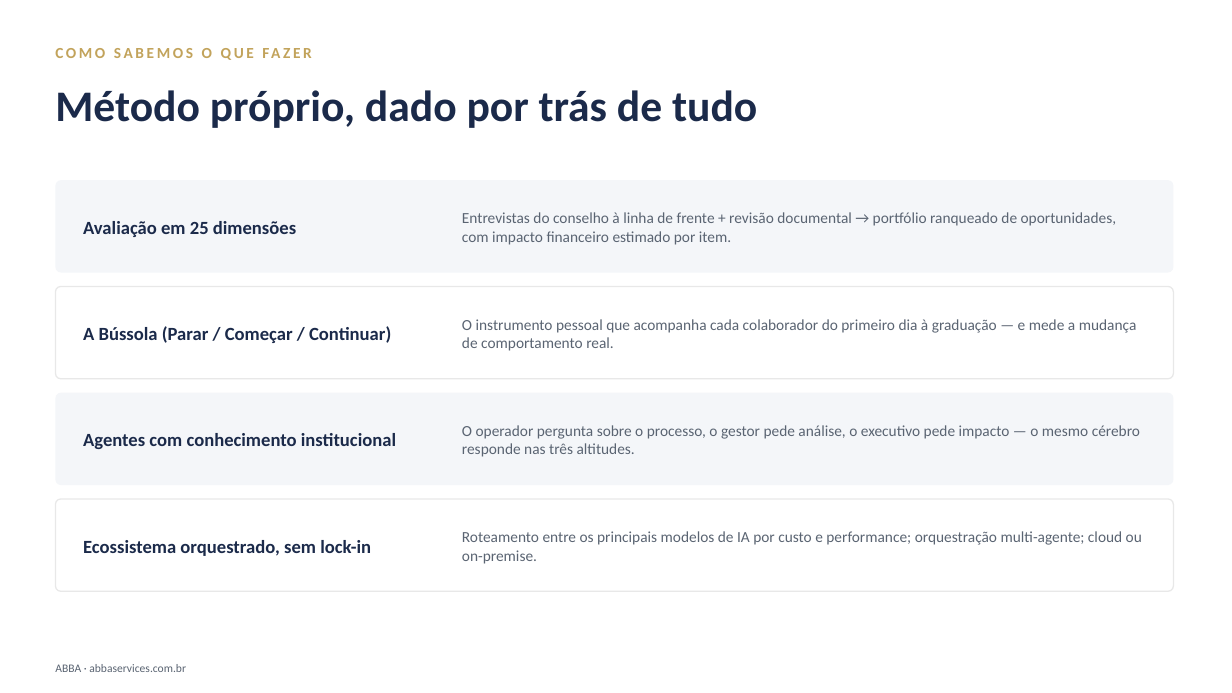
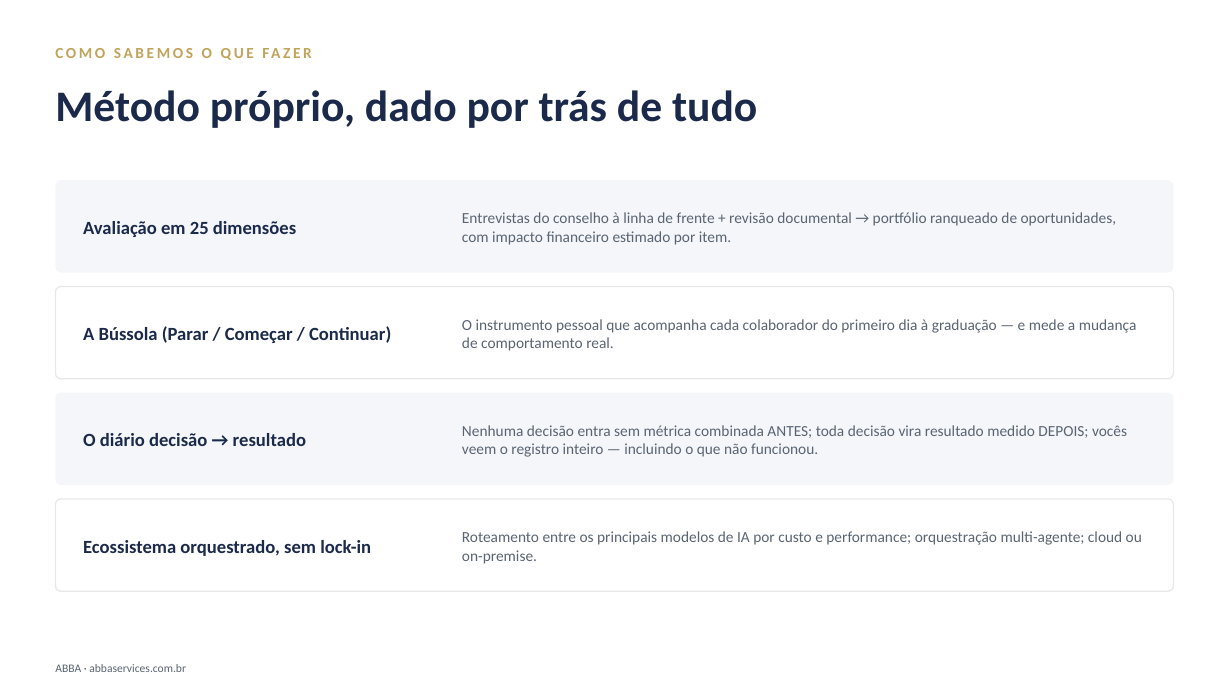
Before and after one commit to DanielMoraesCoca/abba-ops, a slide deck: slide 9 of 08-materiais/modelos/abba-deck-institucional.pptx. Drawn at 1232x693 pixels with LibreOffice and Linux fonts; fonts in the diff are those of the drawing. Boxes give left, top, right and bottom in pixels: in the first picture for what was removed or moved away, otherwise in the second. Text is boxed around its words. In the diff, an @@ line names an element or a change of style, - is before the commit and + after.

```diff
--- a/08-materiais/modelos/abba-deck-institucional.pptx
+++ b/08-materiais/modelos/abba-deck-institucional.pptx
@@ text at box(83, 433, 306, 446): text changed @@
-Agentes com conhecimento institucional
+O diário decisão → resultado
@@ text at box(462, 425, 1127, 457): text changed @@
-O operador pergunta sobre o processo, o gestor pede análise, o executivo pede impacto — o mesmo cérebro responde nas três altitudes.
+Nenhuma decisão entra sem métrica combinada ANTES; toda decisão vira resultado medido DEPOIS; vocês veem o registro inteiro — incluindo o que não funcionou.
```
Also in this commit, not shown: 5 other slides changed, 1 slide added, 4 other files.
